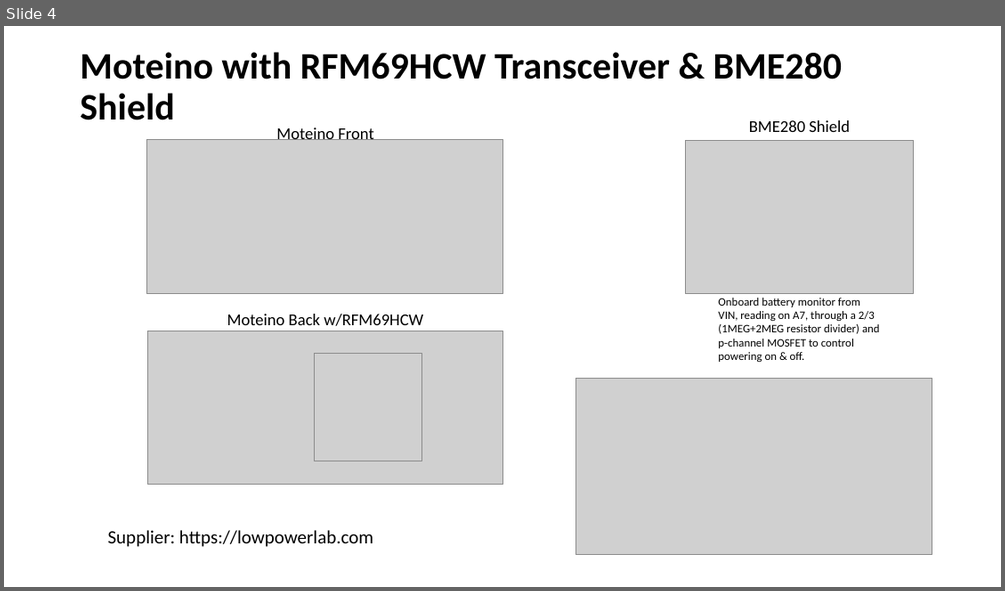
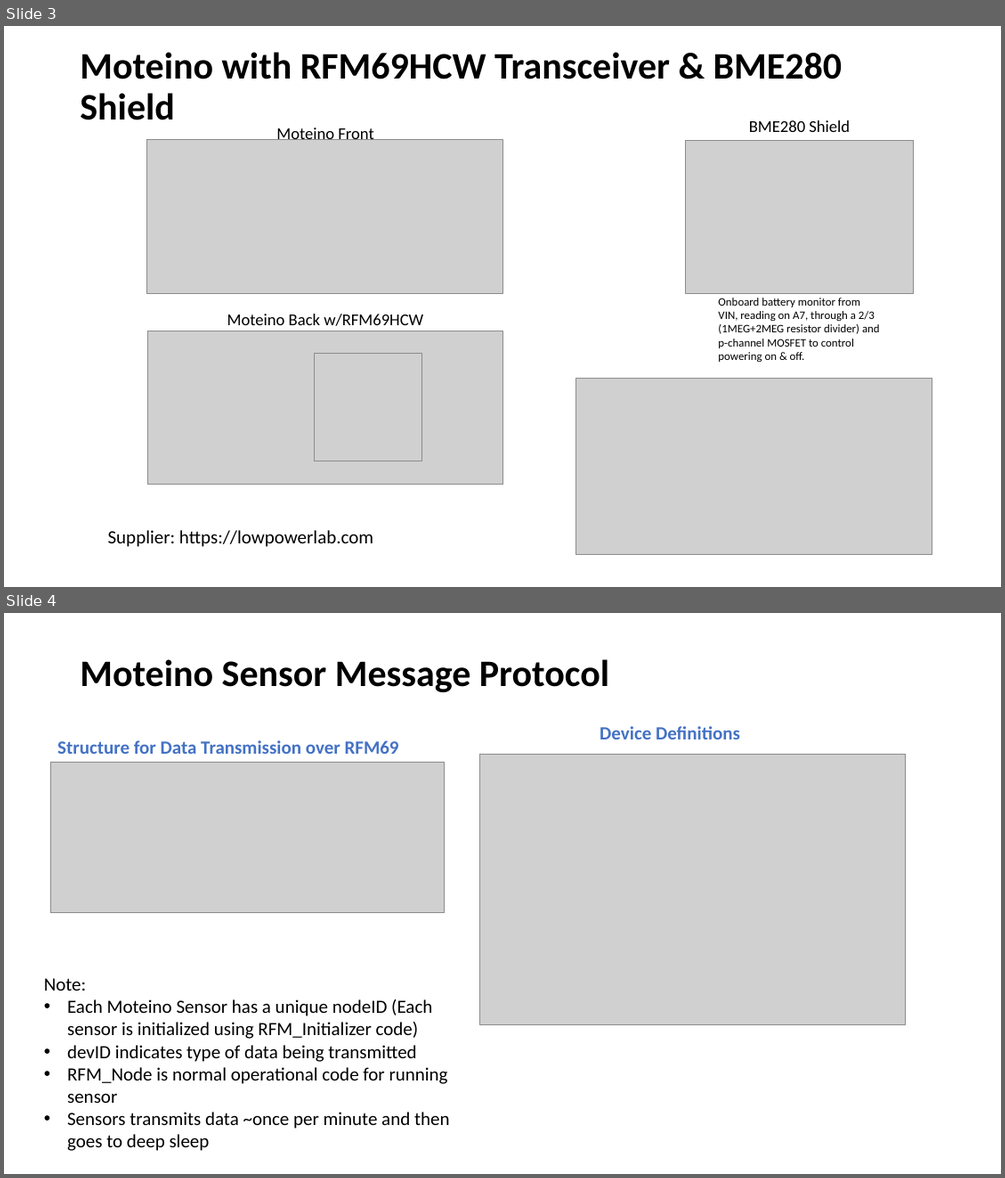
Before and after one commit to wachenda/IOT_Sensors_Platforms_Communications-Class, a slide deck: Final Project/Final Project Fall 2017 Wachenschwanz.pptx. Shown one above the other, each under a label of ours: slide 4 before the commit, slides 3 and 4 after it. The pictures are 1005x591 and 1005x1178 pixels, drawn with LibreOffice and Linux fonts; fonts in the diff are those of the drawing; grey boxes stand for pictures. Boxes give left, top, right and bottom in pixels: in the first picture for what was removed or moved away, otherwise in the second. Text is boxed around its words. In the diff, an @@ line names an element or a change of style, - is before the commit and + after.

```diff
--- a/Final Project/Final Project Fall 2017 Wachenschwanz.pptx
+++ b/Final Project/Final Project Fall 2017 Wachenschwanz.pptx
@@ slide 4 added at (4, 613, 1001, 1174), background #FFFFFF @@
@@ title added at (80, 659, 609, 692), 36 pt, text #000000, bold @@
+Moteino Sensor Message Protocol
@@ text added at (57, 740, 399, 754), 18 pt, text #4472C4, bold @@
+Structure for Data Transmission over RFM69
@@ text added at (599, 726, 740, 739), 18 pt, text #4472C4, bold @@
+Device Definitions
@@ picture added at (50, 762, 444, 913) @@
@@ picture added at (480, 755, 906, 1024) @@
@@ text added at (44, 978, 450, 1151), 18 pt, text #000000 @@
+Note:
+• Each Moteino Sensor has a unique nodeID (Each sensor is initialized using RFM_Initializer code)
+• devID indicates type of data being transmitted
+• RFM_Node is normal operational code for running sensor
+• Sensors transmits data ~once per minute and then goes to deep sleep
@@ what was slide 4 is now slide 3 @@
```
Also in this commit, not shown: 5 other slides added, 1 other file.
